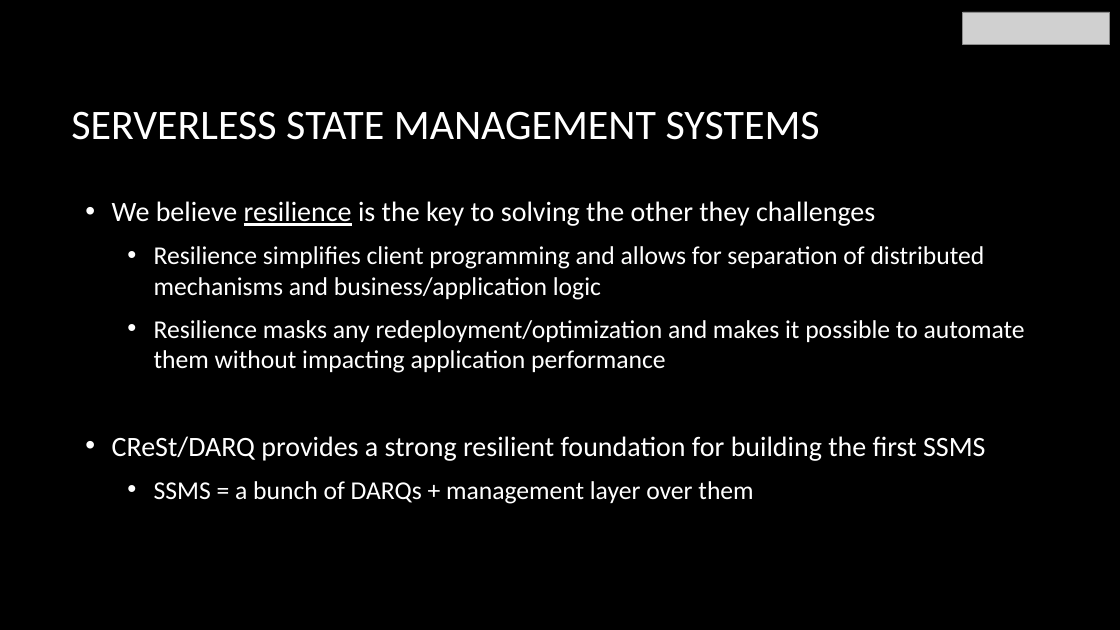
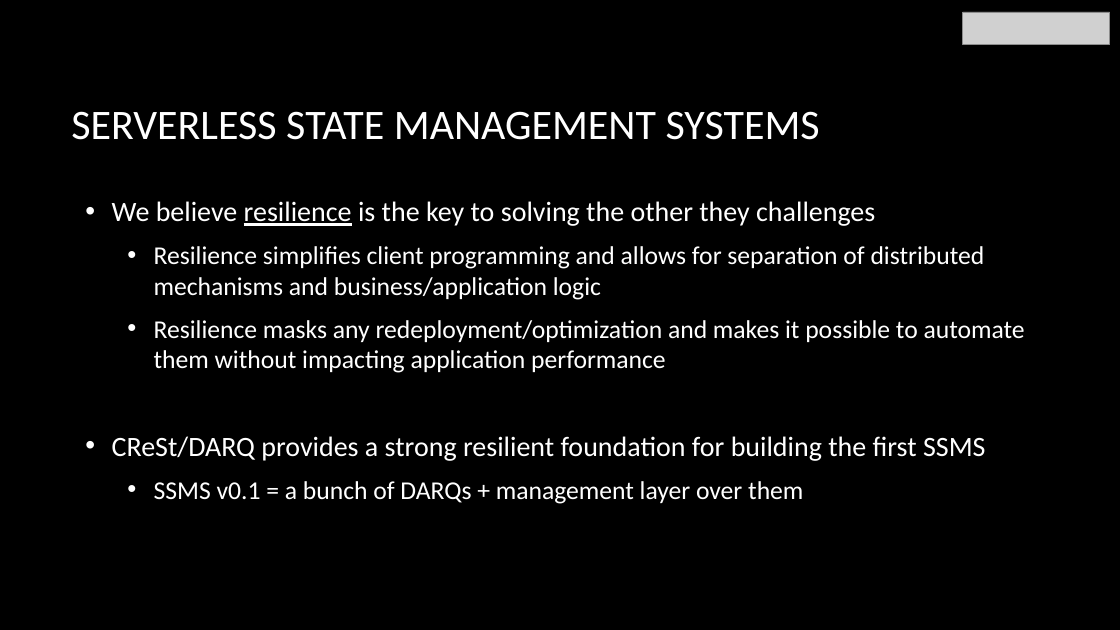
Before and after one commit to tli2/tli2.github.io, a slide deck: slide 46 of assets/DARQ-long-talk.pptx. Drawn at 1120x630 pixels with LibreOffice and Linux fonts; fonts in the diff are those of the drawing; grey boxes stand for pictures; background and template pictures are left out. Boxes give left, top, right and bottom in pixels: in the first picture for what was removed or moved away, otherwise in the second. Text is boxed around its words. In the diff, an @@ line names an element or a change of style, - is before the commit and + after.

```diff
--- a/assets/DARQ-long-talk.pptx
+++ b/assets/DARQ-long-talk.pptx
@@ text at (154,481,803,504): text changed @@
-  • SSMS = a bunch of DARQs + management layer over them
+  • SSMS v0.1 = a bunch of DARQs + management layer over them
```
Also in this commit, not shown: 3 other slides changed.
